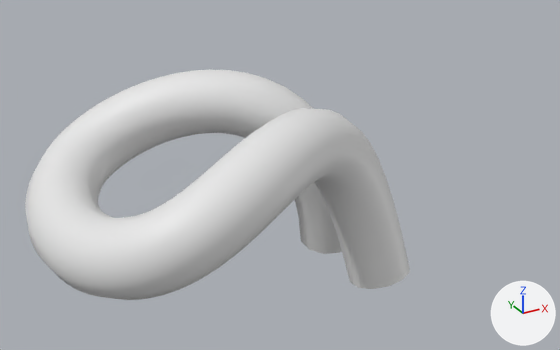
A saved change to the Blender file src/assets/single-crochet.blend.
Camera for both pictures: a 50 mm lens placed at (-0.0088, -0.0266, 0.0152), pointed at (0.0061, 0.0006, 0.0016). The axes (+X, +Y, +Z) are drawn at lower right. The lights are the same throughout.
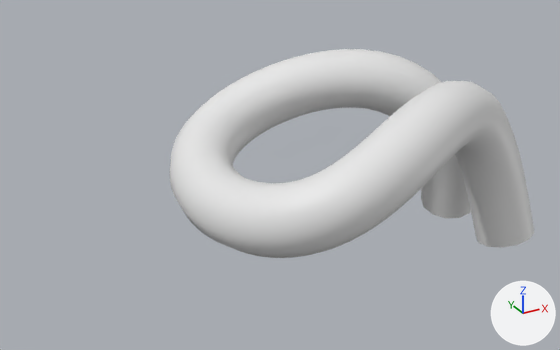
Where the change shows, as pixel boxes [x1, y1, x2, y2] in the pictures (560 x 350 px):
'NurbsPath', reshaped (9% shorter)
    before: [25, 69, 410, 300]
    after: [170, 49, 534, 258]

Patch to the scene script:
```diff
--- a/src/assets/single-crochet.blend.py
+++ b/src/assets/single-crochet.blend.py
@@ cu_nurbspath_002 @@
 _sp = cu_nurbspath_002.splines.new('NURBS'); _sp.points.add(6)
-_sp.points.foreach_set('co', [-0.00185, -0.000672, -0.00227, 1.0, -0.00364, 0.00135, 0.00816, 1.0, -0.0129, -0.00858, 0.00308, 1.0, -0.0173, 0.00142, 0.000969, 1.0, -0.013, 0.0114, 0.00306, 1.0, -0.00374, 0.00131, 0.00807, 1.0, -0.00205, 0.00341, -0.00212, 1.0])
+_sp.points.foreach_set('co', [0.00562, -0.00076, -0.00215, 1.0, 0.00383, 0.00127, 0.00828, 1.0, -0.00691, -0.00867, 0.00308, 1.0, -0.0113, 0.00133, 0.000969, 1.0, -0.00699, 0.0113, 0.00306, 1.0, 0.00374, 0.00122, 0.00818, 1.0, 0.00543, 0.00333, -0.002, 1.0])
 _sp.order_u = 5
```
